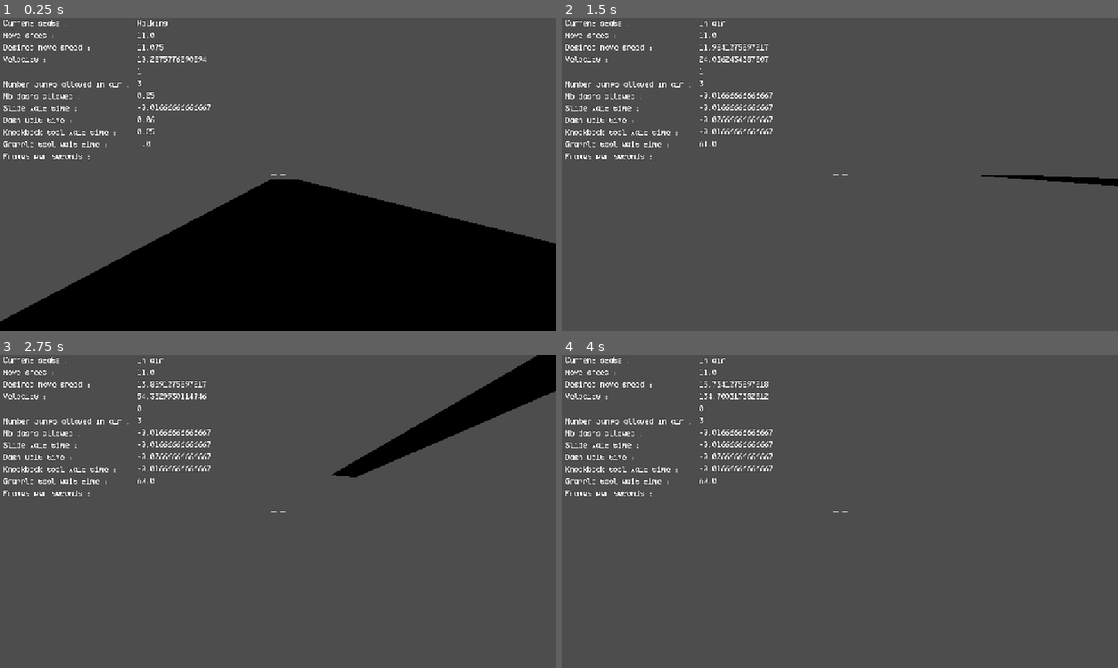
Above: before the commit, frames 1-4 (two rows, left to right).
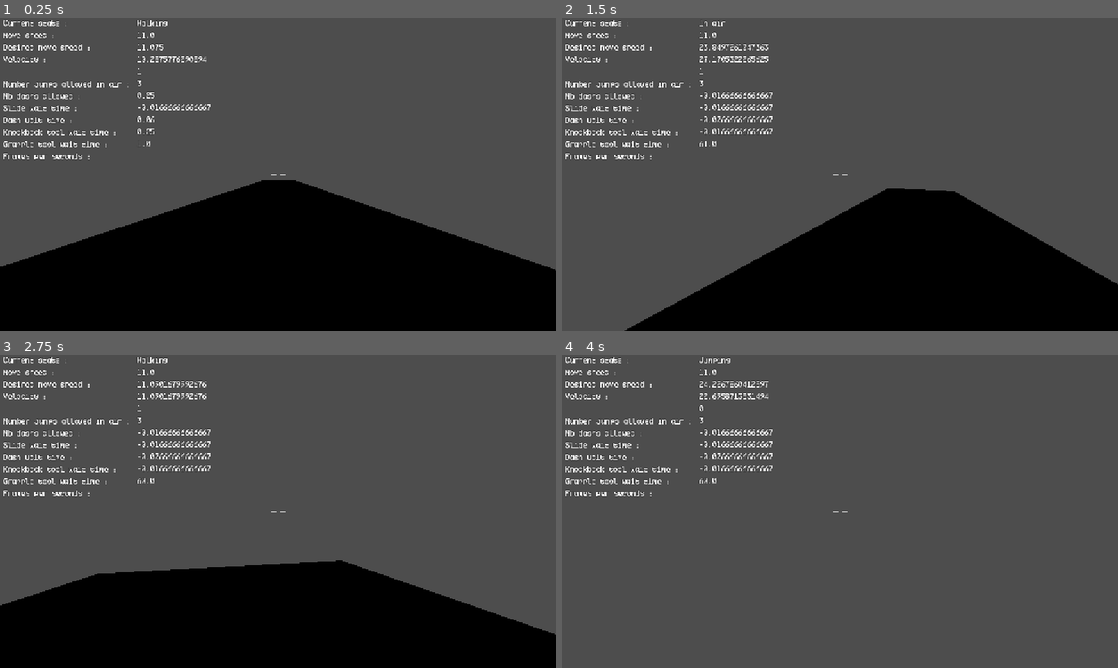
Above: after the commit, the same moments.

Repository: 100-Devs-1-Game/KYRO
Game: Godot game, scene res://test_level.tscn
The game is run twice, just before and just after one commit, with the same random seed, the same clock (stepped at 60 frames per second) and the same inputs.
Inputs (mouse positions are in pixels of both pictures, inside the frame that each line leads up to):
- Up to frame 1 (0.25 s): no input
- Up to frame 2 (1.5 s): tap Enter at 0.5 s; move the mouse to (867, 174) at 0.52 s; hold W (moveForward) from 0.53 s (still down); tap Space (jump) at 0.77 s; move the mouse to (812, 174) at 1.27 s
- Up to frame 3 (2.75 s): keep holding W (moveForward); tap Space (jump) at 1.52 s; move the mouse to (289, 505) at 2.02 s
- Up to frame 4 (4 s): keep holding W (moveForward); move the mouse to (834, 517) at 2.77 s; tap Space (jump) at 3.02, 3.77 s; move the mouse to (878, 514) at 3.52 s

The runs differ from the first frame. In frame 1, 6.5% of the frame differs, in the area x 0-100%, y 51-97%; in frame 2, 26%; in frame 3, 31%, in the area x 0-100%, y 0-100%; in frame 4, 0.3%.

Commit message:
Override move direction

Diff:
--- a/src/player/PlayerCharacterScript.gd
+++ b/src/player/PlayerCharacterScript.gd
@@ -447,6 +447,10 @@
 		#get the move direction depending on the input
 		moveDirection = (cameraHolder.basis * Vector3(inputDirection.x, 0.0, inputDirection.y)).normalized()
 
+	#HACK override move Direction
+	moveDirection = (Basis.IDENTITY * Vector3(inputDirection.x, 0.0, inputDirection.y)).normalized()
+
+
 	#move applies when the character is on the floor
 	if is_on_floor():
 		#if the character is moving
